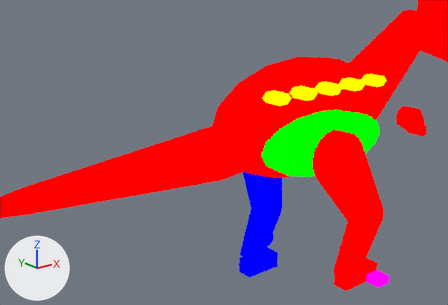
The Blender file assets-source/blender/motion/carnotaurus-walk.blend as it was, and as the next commit left it.
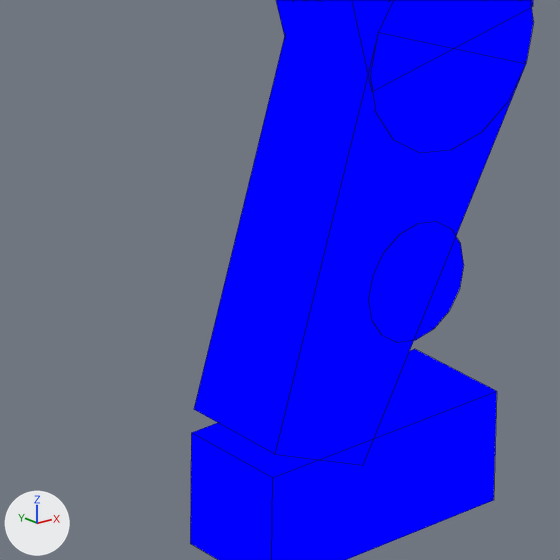
Each version is shown whole from a 50 mm lens placed at (-1.4, -50.7, 39.1), pointed at (46.4, 9.2, 15.1), then close up on the part from 48% to 64% of the width and 67% to 90% of the height. The axes (+X, +Y, +Z) are drawn at lower left. The lights are the same throughout. The first two pictures are the older version. Both versions are drawn at full value of the shape key 'walk_03' of 'DinoTycoon_Motion_carnotaurus_walk_far_tip'; the numbers are the values there. The close-ups show mesh edges as thin lines.

The first close-up shows 'DinoTycoon_Motion_carnotaurus_walk_far_0', 'DinoTycoon_Motion_carnotaurus_walk_far_1', 'DinoTycoon_Motion_carnotaurus_walk_far_foot', 'DinoTycoon_Motion_carnotaurus_walk_far_joint_1', 'DinoTycoon_Motion_carnotaurus_walk_far_tip'.
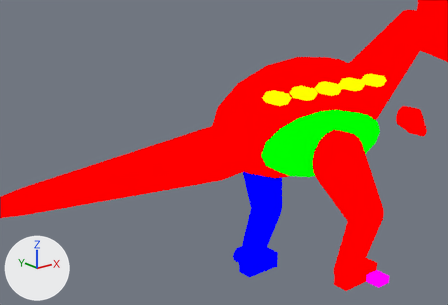
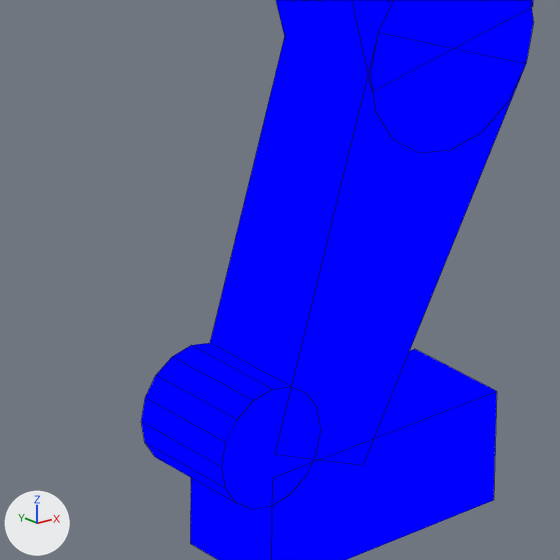
Location of each change, (x1, y1, x2, y2) in pixels of the close-ups (560 x 560 px):
'DinoTycoon_Motion_carnotaurus_walk_far_tip', moved
    before: (369, 222, 464, 342)
    after: (141, 343, 320, 510)

What changed in the scene script:
```text
Change me_dinotycoon_motion_carnotaurus_walk_sample_far_tip:
    used by ob_dinotycoon_motion_carnotaurus_walk_far_tip; location = (0.0, 0.0, 0.0)
    remove me_dinotycoon_motion_carnotaurus_walk_sample_far_tip.from_pydata(...)  # 32 vertices, 18 faces; spans x 47.65..49.71, y 3.0..5.0, z 3.48..5.55
    add me_dinotycoon_motion_carnotaurus_walk_sample_far_tip.from_pydata(...)  # 32 vertices, 18 faces; spans x 44.59..46.65, y 3.0..5.0, z 1.5..3.56
    me_dinotycoon_motion_carnotaurus_walk_sample_far_tip part 1: the whole mesh is moved by (-3.06, 0.0, -1.98)
```
